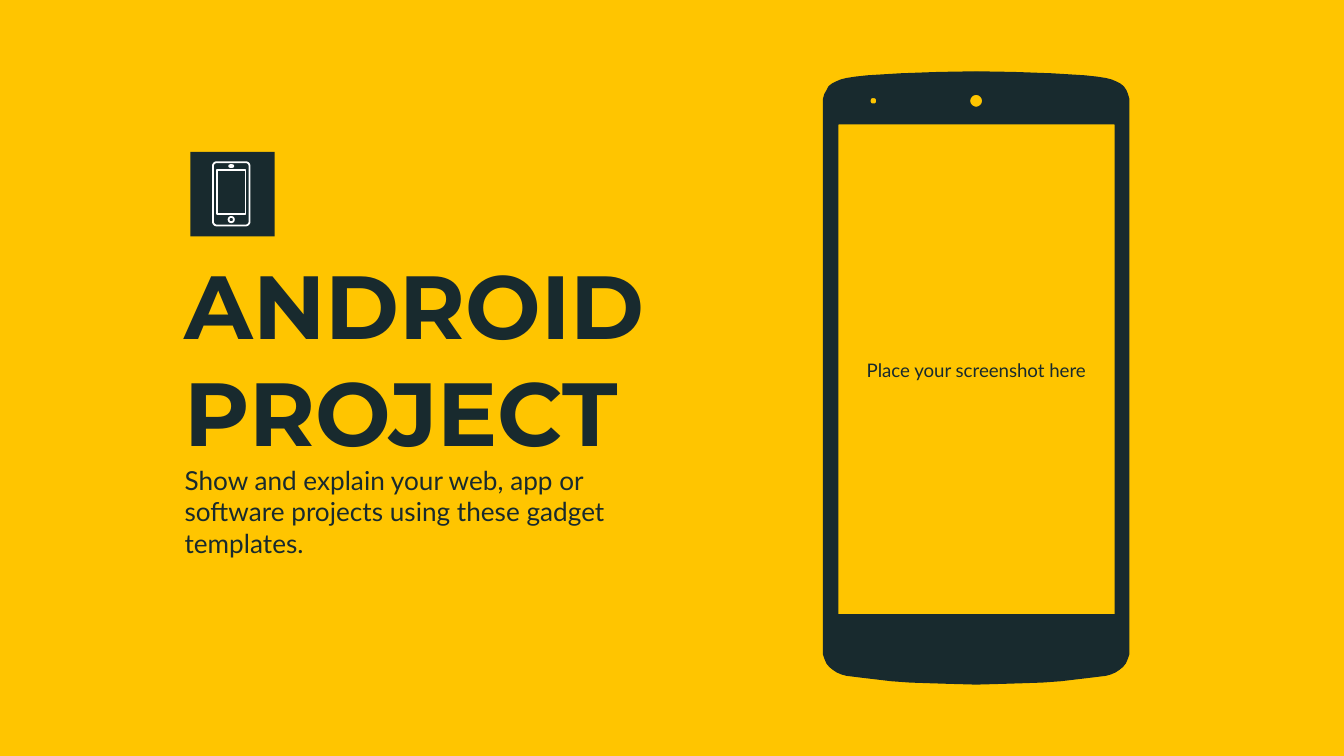
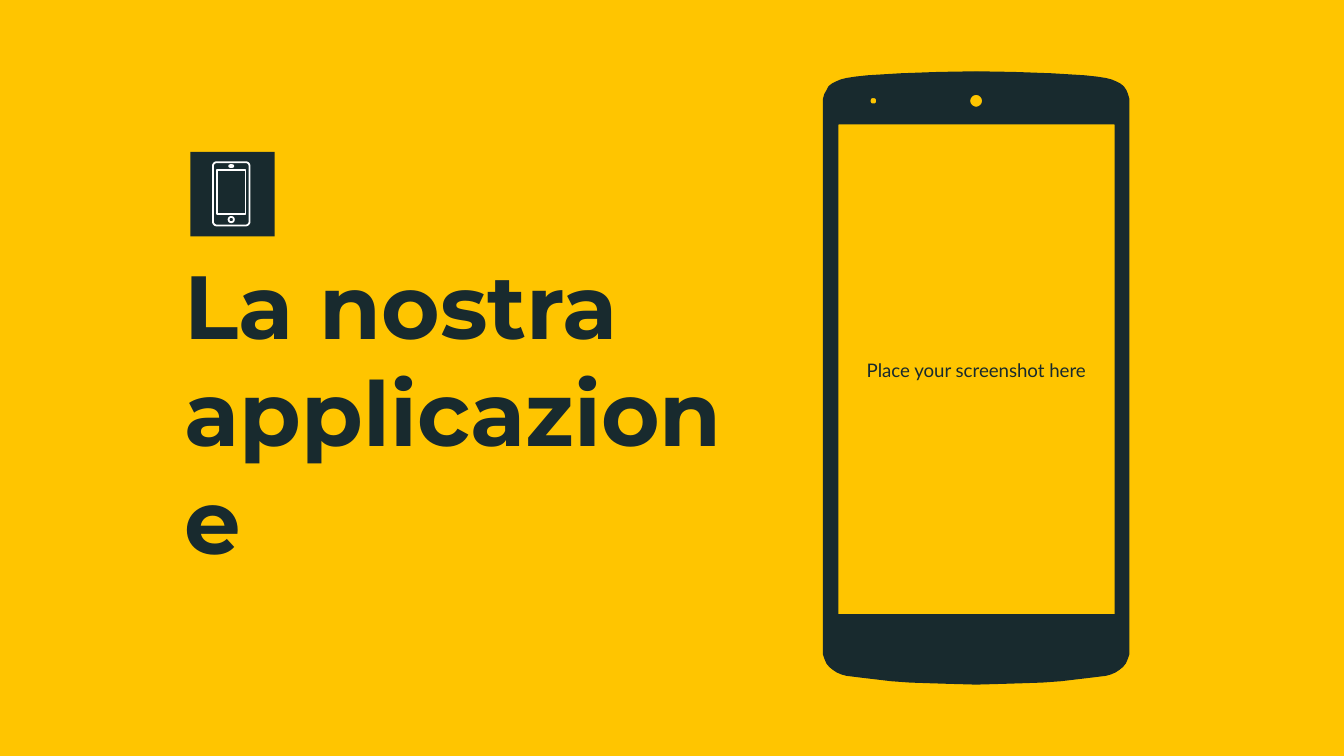
Before and after one commit to danielegenta/ArtReader, a slide deck: slide 20 of ArtReader-Presentazione.pptx. Drawn at 1344x756 pixels with LibreOffice and Linux fonts; fonts in the diff are those of the drawing. Boxes give left, top, right and bottom in pixels: in the first picture for what was removed or moved away, otherwise in the second. Text is boxed around its words. In the diff, an @@ line names an element or a change of style, - is before the commit and + after.

```diff
--- a/ArtReader-Presentazione.pptx
+++ b/ArtReader-Presentazione.pptx
@@ title at bbox=[185, 276, 618, 340]: text changed @@
-ANDROID PROJECT
+La nostra applicazione
@@ text removed at bbox=[185, 470, 605, 557] @@
-Show and explain your web, app or software projects using these gadget templates.
```
Also in this commit, not shown: 6 other slides changed, 8 slides added, 9 slides removed, 7 other files.
